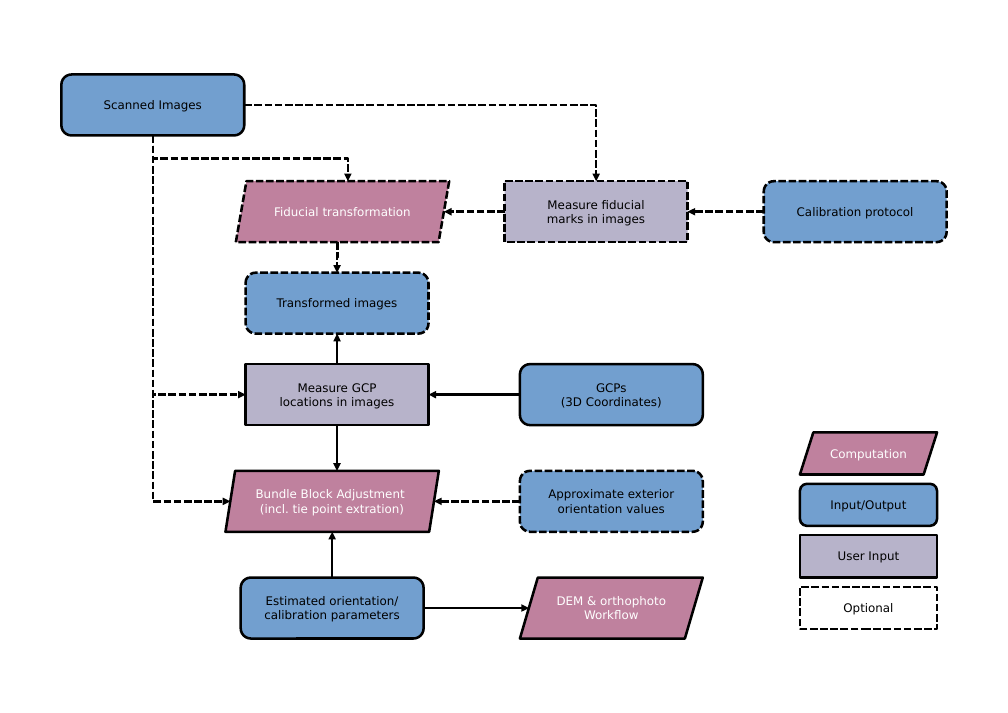
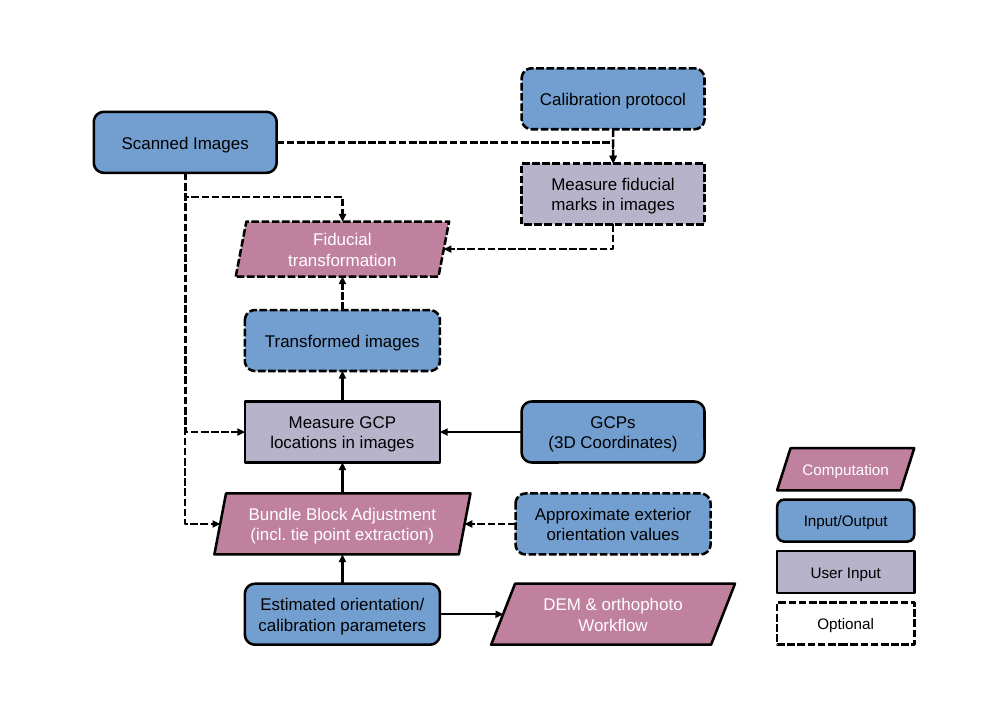
Before and after one commit to RSE-UZH/historic_air_photos, a slide deck: slide 1 of figures/processing_flow_diagrams.odp. Drawn at 1008x713 pixels with LibreOffice and Linux fonts; fonts in the diff are those of the drawing. Boxes give left, top, right and bottom in pixels: in the first picture for what was removed or moved away, otherwise in the second. Text is boxed around its words. In the diff, an @@ line names an element or a change of style, - is before the commit and + after.

```diff
--- a/figures/processing_flow_diagrams.odp
+++ b/figures/processing_flow_diagrams.odp
@@ size 14 to 20 pt, font DejaVu Sans to Arial in 8 elements at bbox=[245, 584, 440, 645], bbox=[522, 163, 705, 224], bbox=[516, 493, 711, 554], bbox=[522, 401, 705, 462], bbox=[245, 401, 440, 462], bbox=[245, 310, 440, 371], bbox=[94, 112, 277, 173], bbox=[522, 68, 705, 129] @@
@@ rounded rectangle "Calibration protocol": place and size @@
-rounded rectangle "Calibration protocol" at bbox=[764, 181, 947, 242]
+rounded rectangle "Calibration protocol" at bbox=[522, 68, 705, 129]
@@ rounded rectangle "Scanned Images": place and size @@
-rounded rectangle "Scanned Images" at bbox=[62, 74, 245, 135]
+rounded rectangle "Scanned Images" at bbox=[94, 112, 277, 173]
@@ elbow arrow moved from (245, 105) - (596, 181) to (277, 142) - (613, 163) @@
@@ arrow added from (613, 129) to (613, 163), #000000 3 pt dashed @@
@@ elbow arrow moved from (153, 135) - (231, 501) to (185, 173) - (220, 524) @@
@@ elbow arrow moved from (153, 135) - (246, 395) to (185, 173) - (245, 432) @@
@@ elbow arrow moved from (153, 135) - (348, 181) to (185, 173) - (343, 221) @@
@@ rectangle "Measure fiducial marks in images": place and size @@
-rectangle "Measure fiducial marks in images" at bbox=[505, 181, 688, 242]
+rectangle "Measure fiducial marks in images" at bbox=[522, 163, 705, 224]
@@ parallelogram "Fiducial transformation": place and size @@
-parallelogram "Fiducial transformation" at bbox=[236, 181, 449, 242]
+parallelogram "Fiducial transformation" at bbox=[236, 221, 449, 276]
@@ parallelogram "Fiducial transformation" at bbox=[236, 221, 449, 276]: size 14 to 20 pt, font DejaVu Sans to Arial; proportions changed @@
@@ elbow arrow moved from (505, 212) - (444, 212) to (613, 224) - (444, 249) @@
@@ elbow arrow removed from (764, 212) to (688, 212) @@
@@ elbow arrow moved from (337, 242) - (337, 273) to (343, 310) - (343, 277) @@
@@ rounded rectangle "Transformed images": place and size @@
-rounded rectangle "Transformed images" at bbox=[246, 273, 429, 334]
+rounded rectangle "Transformed images" at bbox=[245, 310, 440, 371]
@@ elbow arrow moved from (337, 364) - (337, 334) to (343, 402) - (343, 371) @@
@@ rectangle "Measure GCP locations in images": place and size @@
-rectangle "Measure GCP locations in images" at bbox=[246, 364, 429, 425]
+rectangle "Measure GCP locations in images" at bbox=[245, 401, 440, 462]
@@ rounded rectangle "GCPs (3D Coordinates)": place and size @@
-rounded rectangle "GCPs (3D Coordinates)" at bbox=[520, 364, 703, 425]
+rounded rectangle "GCPs (3D Coordinates)" at bbox=[522, 401, 705, 462]
@@ elbow arrow moved from (520, 395) - (429, 395) to (522, 432) - (440, 432) @@
@@ elbow arrow moved from (337, 425) - (337, 471) to (343, 493) - (343, 462) @@
@@ parallelogram "Bundle Block Adjustment (incl. tie ...": place and size @@
-parallelogram "Bundle Block Adjustment (incl. tie ..." at bbox=[226, 471, 439, 532]
+parallelogram "Bundle Block Adjustment (incl. tie ..." at bbox=[215, 493, 471, 554]
@@ parallelogram "Bundle Block Adjustment (incl. tie ..." at bbox=[215, 493, 471, 554]: proportions changed @@
@@ text in parallelogram at bbox=[249, 508, 436, 544]: text changed; size 14 to 20 pt; font DejaVu Sans to Arial @@
-Bundle Block Adjustment
-(incl. tie point extration)
+Bundle Block Adjustment
+(incl. tie point extraction)
@@ rounded rectangle "Approximate exterior orientation values": place and size @@
-rounded rectangle "Approximate exterior orientation values" at bbox=[520, 471, 703, 532]
+rounded rectangle "Approximate exterior orientation values" at bbox=[516, 493, 711, 554]
@@ elbow arrow moved from (520, 501) - (434, 501) to (516, 524) - (465, 524) @@
@@ elbow arrow moved from (332, 577) - (332, 532) to (343, 584) - (343, 554) @@
@@ rounded rectangle "Estimated orientation/ calibration parameters": place and size @@
-rounded rectangle "Estimated orientation/ calibration parameters" at bbox=[241, 577, 424, 638]
+rounded rectangle "Estimated orientation/ calibration parameters" at bbox=[245, 584, 440, 645]
@@ parallelogram "DEM & orthophoto Workflow" at bbox=[491, 584, 735, 645]: size 14 to 20 pt, font DejaVu Sans to Arial; proportions changed @@
@@ parallelogram "DEM & orthophoto Workflow": place and size @@
-parallelogram "DEM & orthophoto Workflow" at bbox=[520, 577, 703, 638]
+parallelogram "DEM & orthophoto Workflow" at bbox=[491, 584, 735, 645]
@@ elbow arrow moved from (424, 608) - (529, 608) to (440, 614) - (503, 614) @@
@@ 2 rectangles, 1 parallelogram, 1 rounded rectangle: place and size @@
-2 rectangles, 1 parallelogram, 1 rounded rectangle at bbox=[800, 432, 937, 629]
+2 rectangles, 1 parallelogram, 1 rounded rectangle at bbox=[777, 448, 915, 645]
@@ size 14 to 18 pt, font DejaVu Sans to Arial in 4 elements at bbox=[777, 551, 915, 593], bbox=[777, 448, 915, 490], bbox=[777, 499, 915, 542], bbox=[777, 602, 915, 645] @@
```
Also in this commit, not shown: 4 other files.
